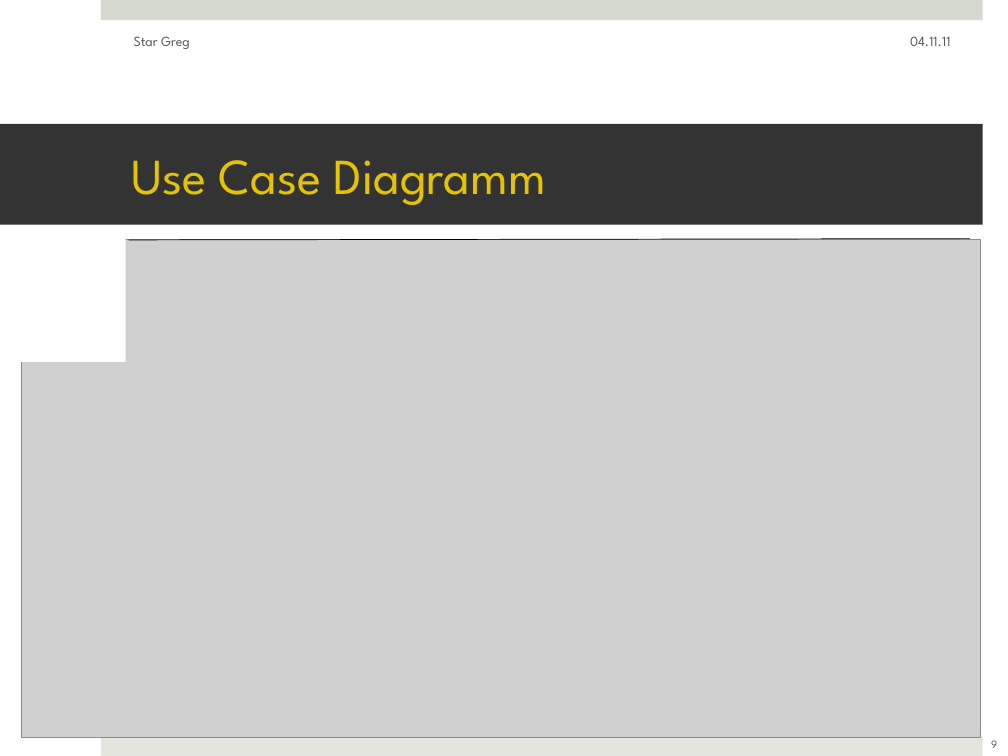
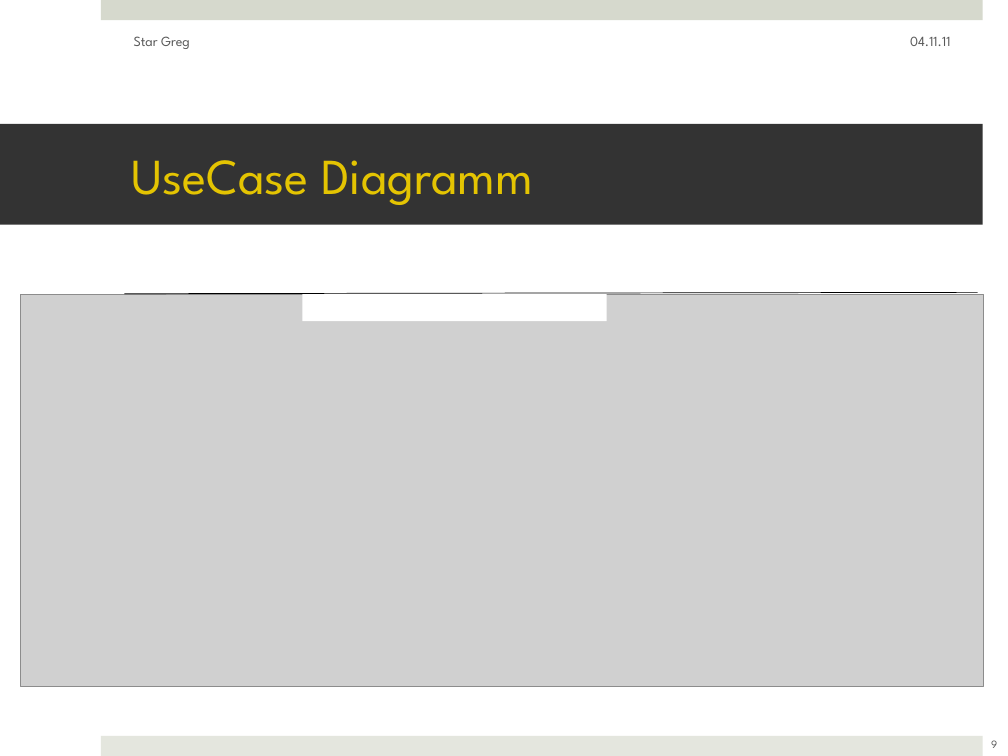
Before and after one commit to ftes/stargreg, a slide deck: slide 9 of 70 Praesentation/30 StarGreg Julia.pptx. Drawn at 1008x756 pixels with LibreOffice and Linux fonts; fonts in the diff are those of the drawing; grey boxes stand for pictures. Boxes give left, top, right and bottom in pixels: in the first picture for what was removed or moved away, otherwise in the second. Text is boxed around its words. In the diff, an @@ line names an element or a change of style, - is before the commit and + after.

```diff
--- a/70 Praesentation/30 StarGreg Julia.pptx
+++ b/70 Praesentation/30 StarGreg Julia.pptx
@@ title at (x1=131, y1=160, x2=533, y2=205): spaces changed @@
-Use Case Diagramm
+UseCase Diagramm
@@ picture resized from (x1=21, y1=240, x2=980, y2=738) to (x1=21, y1=294, x2=984, y2=686) @@
@@ line moved from (970, 239) - (129, 240) to (978, 292) - (124, 293) @@
@@ rectangle added at (x1=302, y1=286, x2=607, y2=322), fill #FFFFFF @@
```
Also in this commit, not shown: 5 other slides changed, 1 other file.
